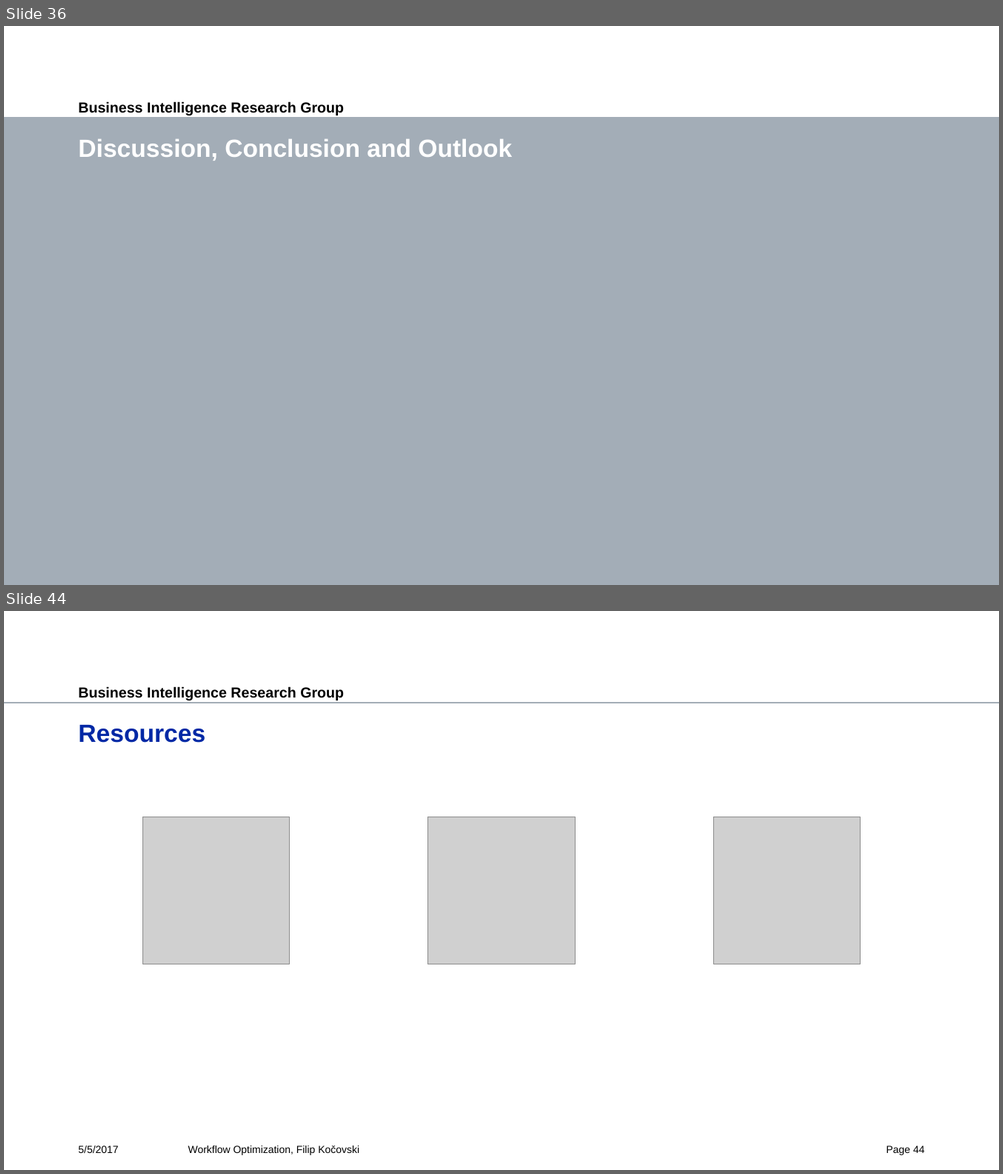
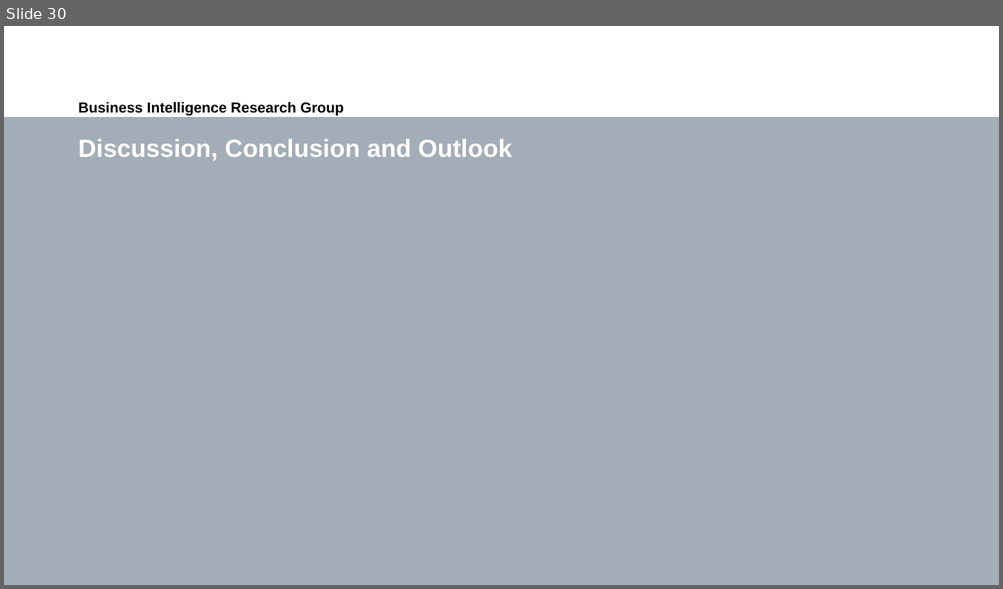
Before and after one commit to fkocovski/mt_presentation, a slide deck: Workflow Optimization.pptx. Shown one above the other, each under a label of ours: slides 36 and 44 before the commit, slide 30 after it; the slides between them are not shown. The pictures are 1003x1174 and 1003x589 pixels, drawn with LibreOffice and Linux fonts; fonts in the diff are those of the drawing; grey boxes stand for pictures; background and template pictures are left out. Boxes give left, top, right and bottom in pixels: in the first picture for what was removed or moved away, otherwise in the second. Text is boxed around its words. In the diff, an @@ line names an element or a change of style, - is before the commit and + after.

```diff
--- a/Workflow Optimization.pptx
+++ b/Workflow Optimization.pptx
@@ slide 44 removed at (4,611,999,1170), background #FFFFFF; not listed: 2 template elements that a slide beside it also shows @@
@@ title removed at (78,725,205,743) @@
-Resources
@@ picture removed at (143,817,290,965) @@
@@ picture removed at (428,817,575,965) @@
@@ picture removed at (714,817,860,965) @@
@@ text removed at (78,1146,118,1153) @@
-5/5/2017
@@ text removed at (188,1146,359,1156) @@
-Workflow Optimization, Filip Kočovski
@@ page number removed at (886,1146,925,1156) @@
-Page 44
@@ what was slide 36 is now slide 30 @@
```
Also in this commit, not shown: 32 slides changed, 12 other slides removed.
